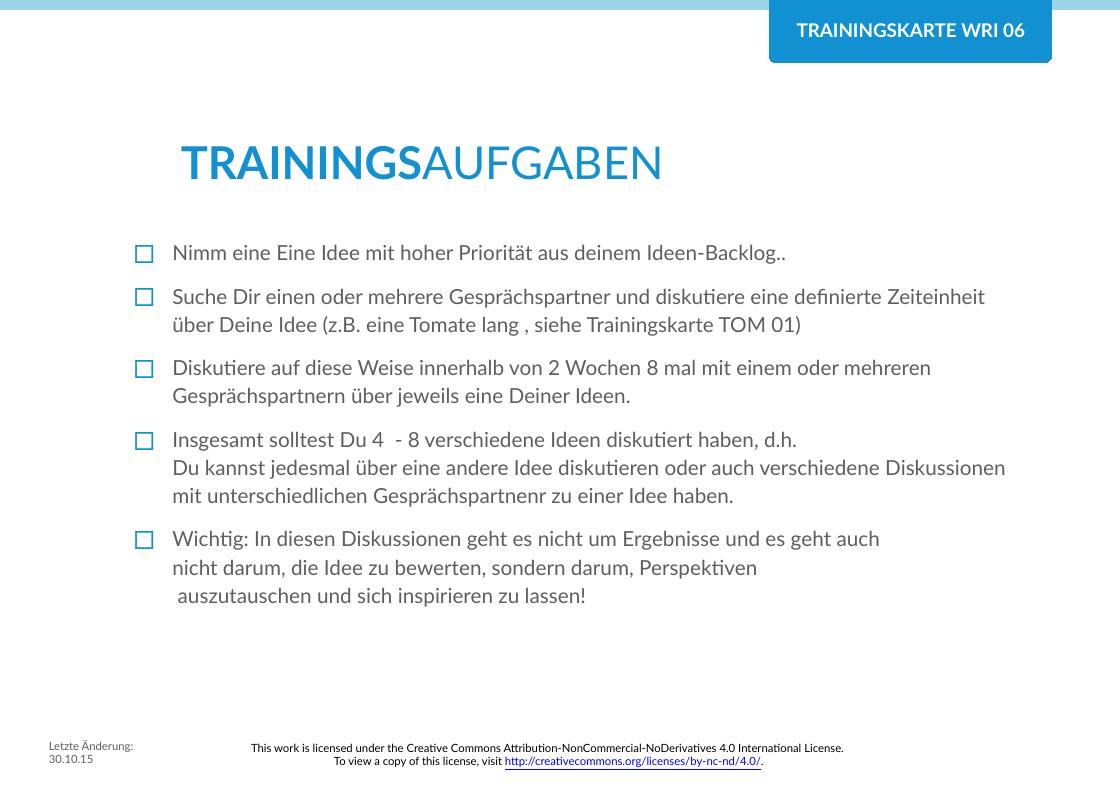
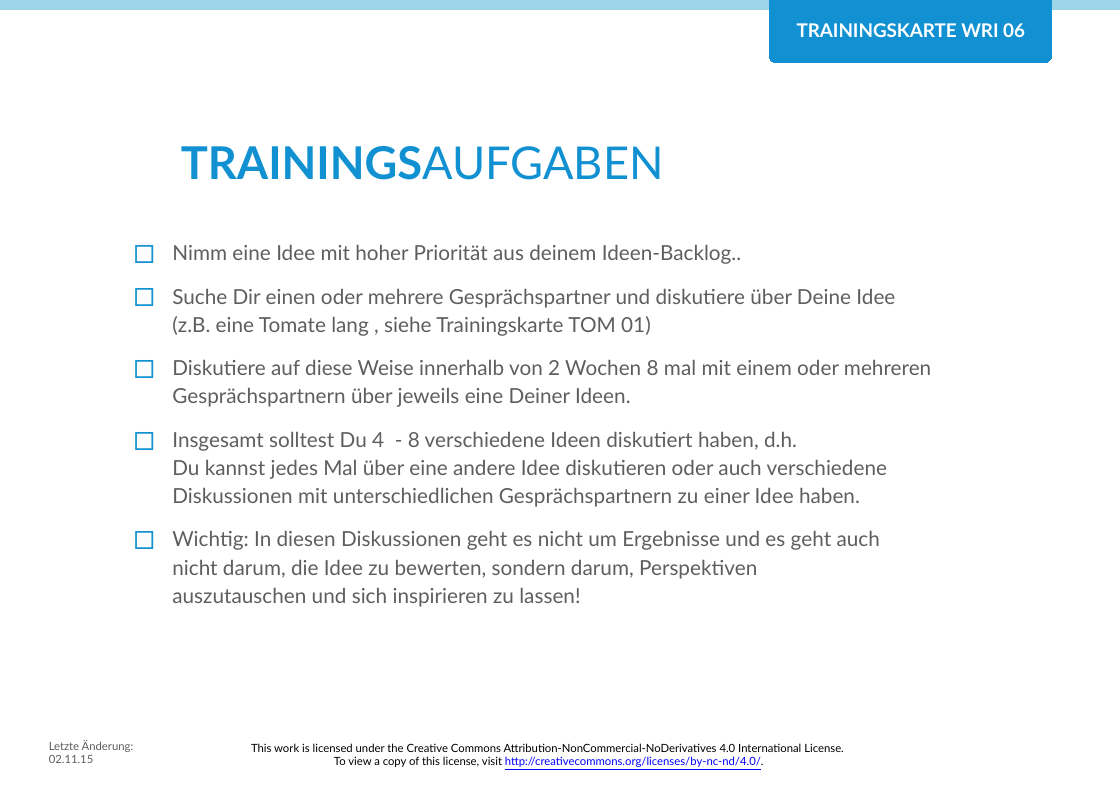
Before and after one commit to Teamtool/training-materials, a slide deck: slide 2 of training-cards/agile moves/Writing (WRI)/ger/apprentice/ger_wri_06_Ideen_erzaehlen_AM_A.pptx. Drawn at 1120x789 pixels with LibreOffice and Linux fonts; fonts in the diff are those of the drawing; background and template pictures are left out. Boxes give left, top, right and bottom in pixels: in the first picture for what was removed or moved away, otherwise in the second. Text is boxed around its words. In the diff, an @@ line names an element or a change of style, - is before the commit and + after.

```diff
--- a/training-cards/agile moves/Writing (WRI)/ger/apprentice/ger_wri_06_Ideen_erzaehlen_AM_A.pptx
+++ b/training-cards/agile moves/Writing (WRI)/ger/apprentice/ger_wri_06_Ideen_erzaehlen_AM_A.pptx
@@ text at (x1=172, y1=244, x2=895, y2=336): text changed @@
-◻ Nimm eine Eine Idee mit hoher Priorität aus deinem Ideen-Backlog..
-◻ Suche Dir einen oder mehrere Gesprächspartner und diskutiere eine definierte Zeiteinheit über Deine Idee (z.B. eine Tomate lang , siehe Trainingskarte TOM 01)
+◻ Nimm eine Idee mit hoher Priorität aus deinem Ideen-Backlog..
+◻ Suche Dir einen oder mehrere Gesprächspartner und diskutiere über Deine Idee
+  (z.B. eine Tomate lang , siehe Trainingskarte TOM 01)
@@ text at (x1=172, y1=431, x2=887, y2=507): text changed @@
-◻ Insgesamt solltest Du 4 - 8 verschiedene Ideen diskutiert haben, d.h.
-  Du kannst jedesmal über eine andere Idee diskutieren oder auch verschiedene Diskussionen mit unterschiedlichen Gesprächspartnenr zu einer Idee haben.
+◻ Insgesamt solltest Du 4 - 8 verschiedene Ideen diskutiert haben, d.h.
+  Du kannst jedes Mal über eine andere Idee diskutieren oder auch verschiedene Diskussionen mit unterschiedlichen Gesprächspartnern zu einer Idee haben.
@@ text at (x1=49, y1=740, x2=134, y2=763): text changed @@
-Letzte Änderung: 30.10.15
+Letzte Änderung: 02.11.15
```
Also in this commit, not shown: 3 other files.
